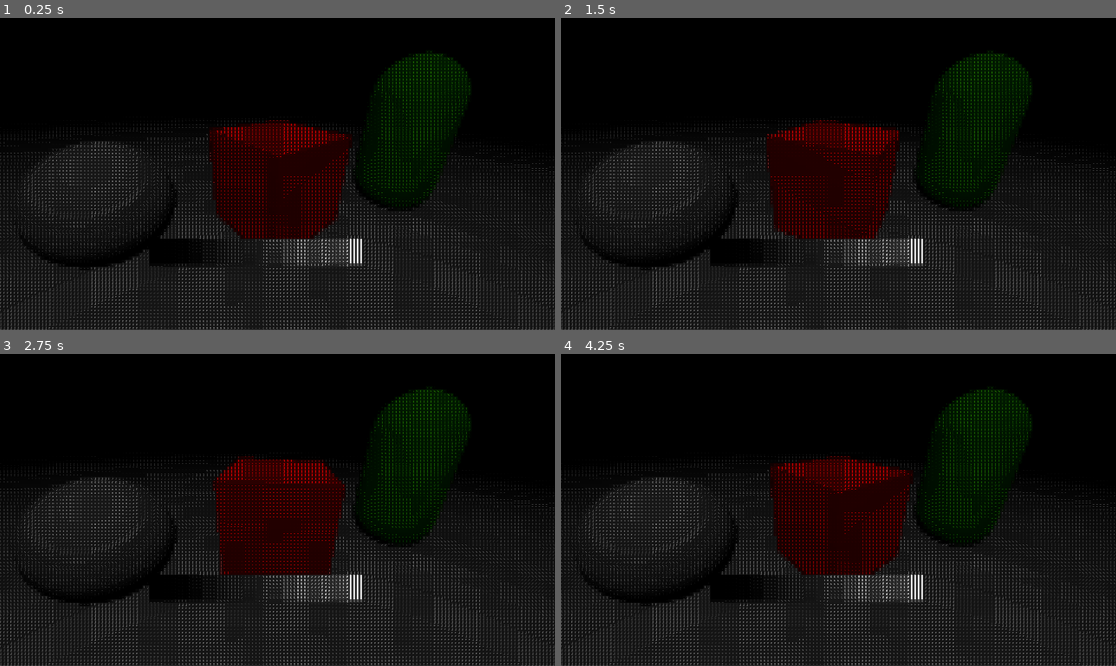
Above: before the commit, frames 1-4 (two rows, left to right).
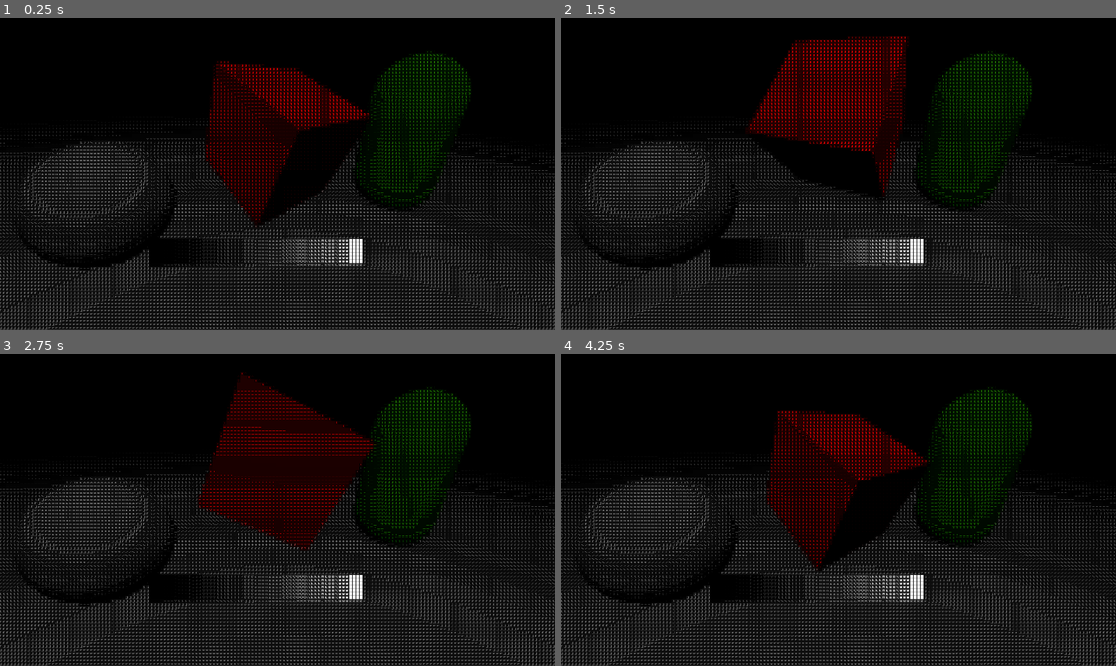
Above: after the commit, the same moments.

Repository: VocaBoca/ascii
Game: Godot game, scene res://node_3d.tscn
Two runs of this game, one before a commit and one after it. Both use one fixed random seed, a clock stepped at 60 frames per second and the inputs below.
Inputs:
- Up to frame 1 (0.25 s): no input
- Up to frame 2 (1.5 s): no input
- Up to frame 3 (2.75 s): no input
- Up to frame 4 (4.25 s): no input

The runs differ from the first frame. In frame 1, 15% of the frame differs, in the area x 0-100%, y 11-100%; in frame 2, 18%, in the area x 0-100%, y 5-100%; in frame 3, 14%; in frame 4, 14%.

Commit message:
random tweaks

Diff:
--- a/new-game-project/mesh_instance_3d_2.gd
+++ b/new-game-project/mesh_instance_3d_2.gd
@@ -1,6 +1,20 @@
 extends MeshInstance3D
 
 @export var rotation_speed := 90.0
+@export var float_height := 0.2    # амплитуда (насколько вверх-вниз)
+@export var float_speed := .8     # скорость движения
+
+var time := 0.0
+var base_y := 0.0
+
+func _ready() -> void:
+	base_y = position.y
 
 func _process(delta: float) -> void:
+	# вращение
 	rotation_degrees.y += rotation_speed * delta
+	rotation_degrees.x += rotation_speed * delta
+
+	# движение вверх-вниз
+	time += delta
+	position.y = base_y + sin(time * float_speed) * float_height
--- a/new-game-project/node_3d.tscn
+++ b/new-game-project/node_3d.tscn
@@ -2,7 +2,7 @@
 
 [ext_resource type="Script" uid="uid://n3reo1pigugx" path="res://mesh_instance_3d_2.gd" id="1_a0tk4"]
 [ext_resource type="Shader" uid="uid://d2hyrv34invfm" path="res://asciiTest.gdshader" id="1_a202f"]
-[ext_resource type="Texture2D" uid="uid://c4g3mnfat8jck" path="res://textures/qwterAST5.png" id="2_wc5p8"]
+[ext_resource type="Texture2D" uid="uid://hchw2aov4j04" path="res://textures/qwterAST6.png" id="2_wc5p8"]
 [ext_resource type="Script" uid="uid://d2lck71voytmp" path="res://color_rect.gd" id="3_i5arm"]
 [ext_resource type="Script" uid="uid://bxxulom01f5x5" path="res://mesh_instance_3d_5.gd" id="3_jka67"]
 [ext_resource type="Texture2D" uid="uid://ce1wphrly7t7" path="res://textures/b31ee3988b009d32478769af874f8a4d-2020628799.jpg" id="5_wc5p8"]
@@ -26,7 +26,7 @@
 shader_parameter/atlas_mapping_bias = 4.7499999933364734e-08
 shader_parameter/invert_ramp = false
 shader_parameter/min_cell_fill = 0.14400000684
-shader_parameter/bg_strength = 0.05200000247
+shader_parameter/bg_strength = 0.0
 shader_parameter/color_boost = 1.0000000475
 
 [sub_resource type="QuadMesh" id="QuadMesh_noarx"]
@@ -89,7 +89,7 @@
 mesh = SubResource("QuadMesh_noarx")
 
 [node name="MeshInstance3D2" type="MeshInstance3D" parent="SubViewport2/Node3D" unique_id=1442512217]
-transform = Transform3D(1, 0, 0, 0, 1, 0, 0, 0, 1, 0, 0.5, 0)
+transform = Transform3D(1, 0, 0, 0, 1, 0, 0, 0, 1, 0, 0.896264, 0)
 mesh = SubResource("BoxMesh_a0tk4")
 surface_material_override/0 = SubResource("StandardMaterial3D_a202f")
 script = ExtResource("1_a0tk4")
Binary file added: new-game-project/textures/qwterAST6.png
Not shown, added: new-game-project/textures/qwterAST6.png.import
